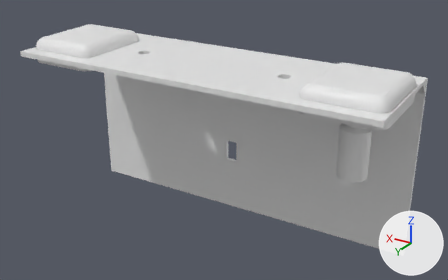
Two versions of the Blender file 3D/Chess_clock.blend, one commit apart.
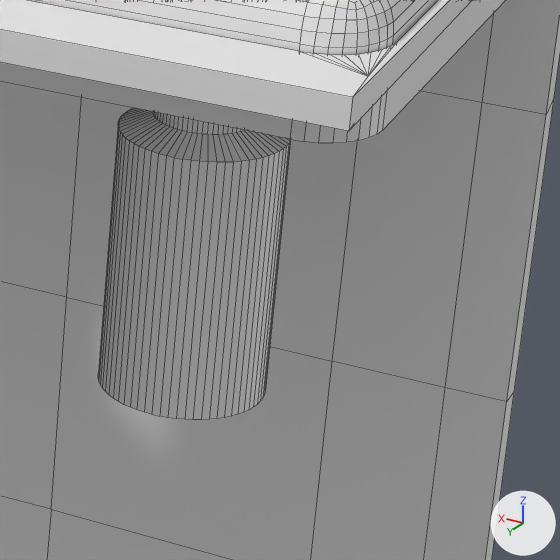
There are two pictures of each version: one whole from a 50 mm lens placed at (-0.1216, 0.1828, 0.1047), pointed at (-0.0038, -0.0135, 0.0065), one close up on the part from 71% to 94% of the width and 37% to 75% of the height. Lighting does not change. The marker at lower right points along +X, +Y and +Z. The close-ups show mesh edges as thin lines.

Names of what the first close-up shows: 'Back_box', 'Long_button_cutout', 'Player_button_right'.
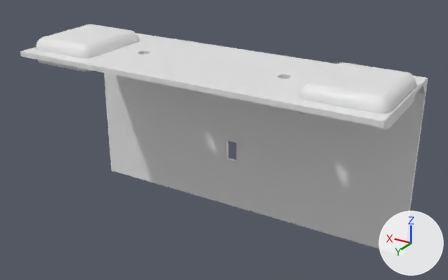
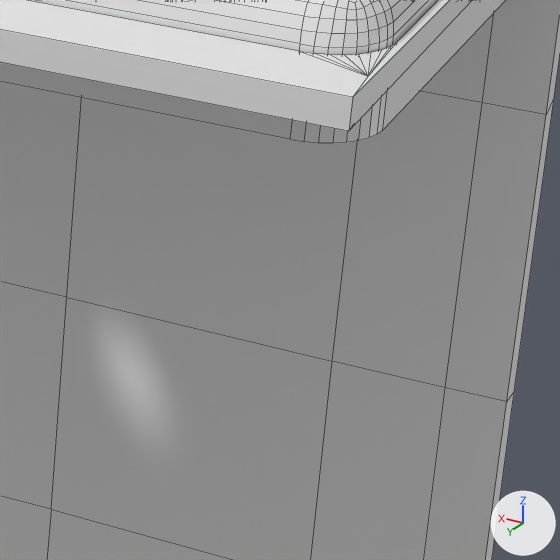
Changed parts and their boxes (x1, y1, x2, y2) in the close-ups (560 x 560 px):
'Long_button_cutout', hidden: before (98, 108, 291, 420)

What changed in the scene script:
```text
Change ob_long_button_cutout:
    add ob_long_button_cutout.hide_set(True)
```
